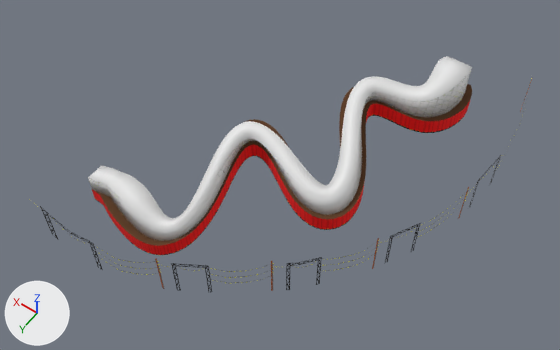
One commit to the Blender file Assets/Levels/Level3.blend: the scene before it, then after it.
Both versions are drawn from a camera (50 mm lens) standing at (-135.8, 169.7, 198.5) and looking at (-47.7, 46.4, 4.6). The axes (+X, +Y, +Z) are drawn at lower left. The lights are the same throughout.

Names of what the first picture shows: 'Decoration', 'Ground', 'GroundDecoration', 'WallPhysics'.
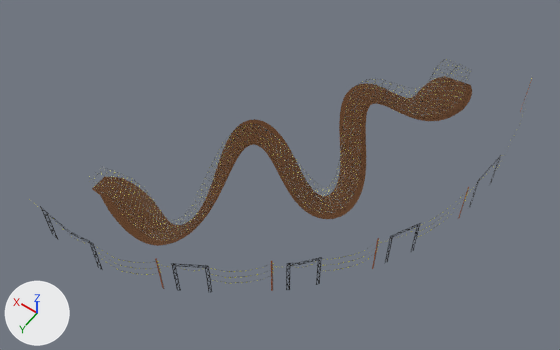
What differs and where, as boxes (x1, y1, x2, y2) in the pictures (560 x 350 px):
'WallPhysics', hidden
    before: (88, 56, 472, 241)
'GroundDecoration', hidden (red)
    before: (92, 101, 470, 255)
'Ground', unchanged, uncovered by the edit
    before: (92, 84, 472, 246)
    after: (92, 76, 472, 246)
'WallTexture', unchanged, uncovered by the edit
    before: (89, 71, 471, 213)
    after: (89, 59, 471, 241)

What changed in the scene script:
```text
Change ob_wallphysics:
    add ob_wallphysics.hide_set(True)
Change ob_grounddecoration:
    add ob_grounddecoration.hide_set(True)
```
